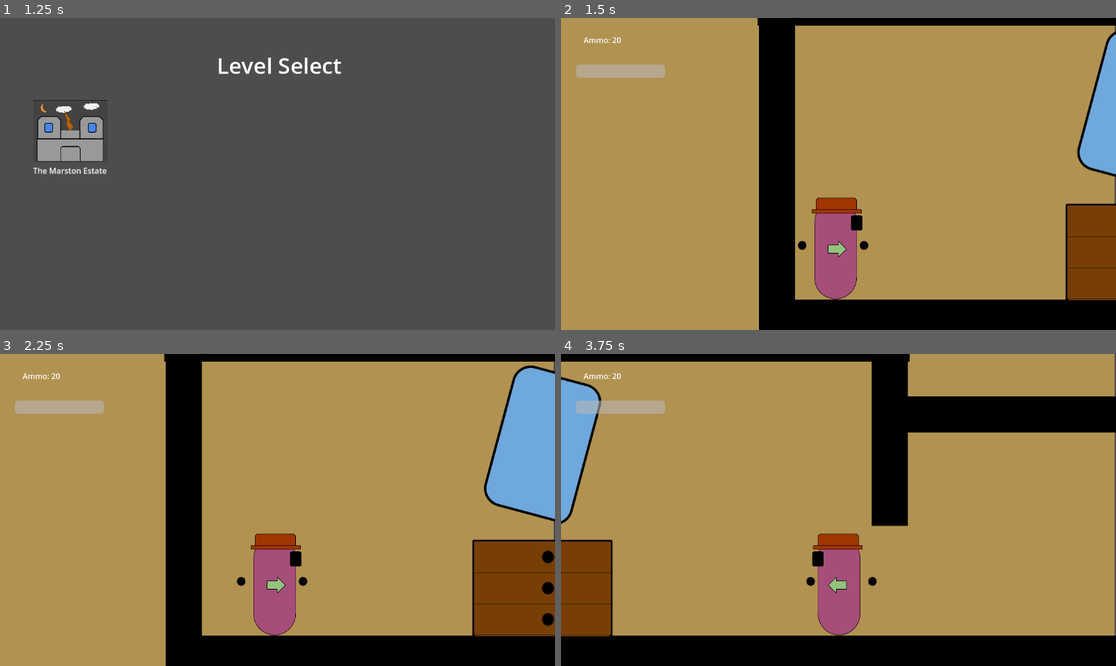
Above: before the commit, frames 1-4 (two rows, left to right).
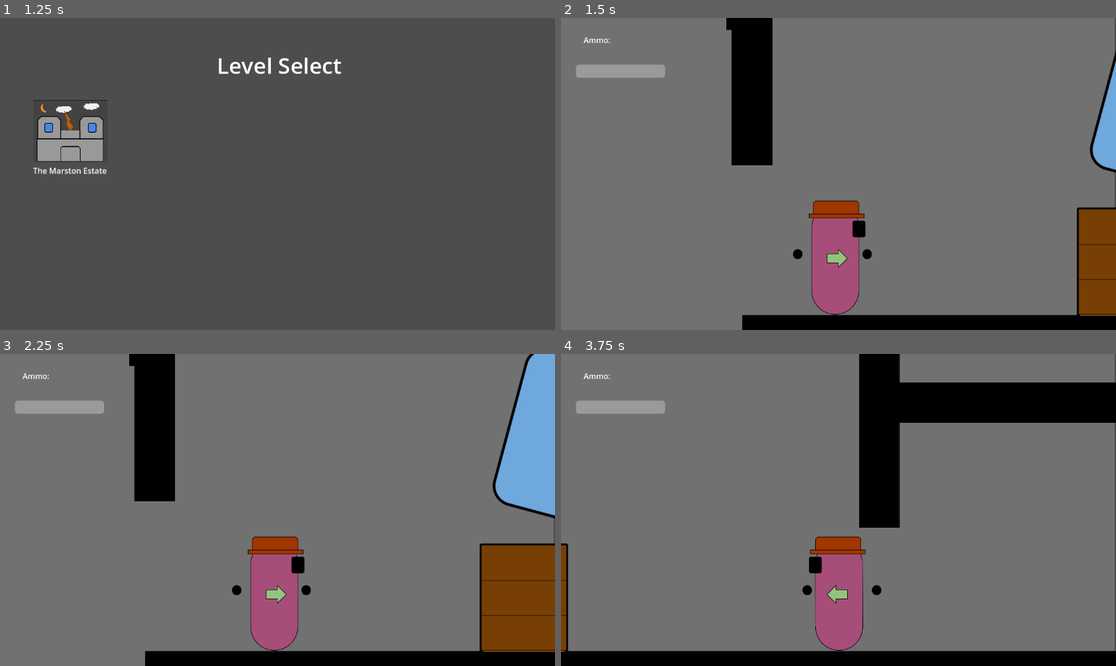
Above: after the commit, the same moments.

Repository: TrinityXon/No-Excuses-Nathan
Game: Godot game, scene res://Levels/UILevels/MainMenu.tscn
The game is run twice, just before and just after one commit, with the same random seed, the same clock (stepped at 60 frames per second) and the same inputs. The engine's default icon, where the game draws it, is replaced by a stand-in: a white triangle on a blue panel in a dark square. Sound files missing from this copy of the repository are replaced by a short silence.
Inputs (mouse positions are in pixels of both pictures, inside the frame that each line leads up to):
- Up to frame 1 (1.25 s): click "Play" at 0.5 s
- Up to frame 2 (1.5 s): click (633, 130) at 1.25 s
- Up to frame 3 (2.25 s): tap Enter at 2 s; hold Right (Move_Right) from 2.03 s (still down); tap F (Pickup) at 2.1 s
- Up to frame 4 (3.75 s): tap W (Jump) at 2.27, 3.02 s; tap Ctrl (Shoot) at 2.85 s; release Right (Move_Right) at 3.53 s; hold Left (MoveLeft) from 3.53 s (still down); tap C (crouch) at 3.6 s

Frame 1 is identical in both runs. In frame 2, 91% of the frame differs, in the area x 0-100%, y 0-100%; in frame 3, 87%; in frame 4, 87%.
Error after the commit: Parse Error: Expected indented block after function declaration. (res://Game_Objects/Guns/Base/WeaponScript.gd:96)

Commit message:
Buggy ahh state

Diff:
--- a/Components/SoundEffect/SoundEffect.gd
+++ b/Components/SoundEffect/SoundEffect.gd
@@ -6,6 +6,8 @@
 @export var randomPitchParamLow: float
 @export var randomPitchParamHigh: float
 @export var soundVol: float
+
+var soundHasFinished: bool
 
 
 func _ready():
@@ -20,3 +22,5 @@
 
 
 	audioPlayer.play()
+	if audioPlayer.finished:
+		soundHasFinished = true
--- a/Game_Objects/Enemies/Crackhead_Puny.tscn
+++ b/Game_Objects/Enemies/Crackhead_Puny.tscn
@@ -1,10 +1,13 @@
-[gd_scene load_steps=8 format=3 uid="uid://byr0775cal5qk"]
+[gd_scene load_steps=11 format=3 uid="uid://byr0775cal5qk"]
 
 [ext_resource type="PackedScene" uid="uid://cxe41e54d2v0t" path="res://Game_Objects/Enemies/Enemy_Base.tscn" id="1_kknho"]
 [ext_resource type="PackedScene" uid="uid://7kfttknk6kh2" path="res://Game_Objects/Collectible/MedKit/Medkit.tscn" id="2_oxjxp"]
 [ext_resource type="Texture2D" uid="uid://b1r5uf06yu5es" path="res://ArtSprite/Characters/Crackead_Puny.png" id="2_qdjv5"]
 [ext_resource type="PackedScene" uid="uid://b4krqoge8gma6" path="res://Game_Objects/Collectible/AmmoCollection.tscn" id="3_c1pj5"]
 [ext_resource type="PackedScene" uid="uid://dyaa6i2ul4c67" path="res://Game_Objects/Guns/pistol.tscn" id="3_jcc36"]
+[ext_resource type="PackedScene" uid="uid://dw44kq432namn" path="res://Components/SoundEffect/SoundEffect.tscn" id="6_7vpbd"]
+[ext_resource type="AudioStream" uid="uid://bha56wqb4aerc" path="res://SoundEffect/Enemy/Basic/Reaction/Enemy_hurt.mp3" id="7_123ij"]
+[ext_resource type="AudioStream" uid="uid://bklc8eymt4ebv" path="res://SoundEffect/Enemy/Basic/Reaction/Enemy_death.mp3" id="8_uxfog"]
 
 [sub_resource type="CapsuleShape2D" id="CapsuleShape2D_4i1ty"]
 radius = 20.0
@@ -68,6 +71,30 @@
 wait_time = 0.3
 one_shot = true
 
+[node name="Sound" type="Node" parent="." index="17"]
+
+[node name="Death" parent="Sound" index="0" instance=ExtResource("6_7vpbd")]
+unique_name_in_owner = true
+audio = ExtResource("8_uxfog")
+randomPitchParamLow = 1.0
+randomPitchParamHigh = 1.098
+soundVol = 3.0
+
+[node name="Hurt" parent="Sound" index="1" instance=ExtResource("6_7vpbd")]
+unique_name_in_owner = true
+audio = ExtResource("7_123ij")
+randomPitchParamLow = 0.98
+randomPitchParamHigh = 1.0
+soundVol = 3.0
+
+[node name="Hurt_Effect" type="AudioStreamPlayer2D" parent="Sound" index="2"]
+stream = ExtResource("7_123ij")
+
+[node name="Death_Effect" type="AudioStreamPlayer2D" parent="Sound" index="3"]
+stream = ExtResource("8_uxfog")
+
 [connection signal="damageBehaviour" from="." to="." method="_on_damage_behaviour"]
+[connection signal="deathBehaviour" from="." to="." method="_on_death_behaviour"]
 [connection signal="hasDetected" from="Vision" to="." method="_on_vision_has_detected"]
 [connection signal="timeout" from="ReactionSpeed" to="." method="_on_reaction_speed_timeout"]
+[connection signal="finished" from="Sound/Death_Effect" to="." method="_on_death_effect_finished"]
--- a/Game_Objects/Enemies/Enemies.gd
+++ b/Game_Objects/Enemies/Enemies.gd
@@ -11,6 +11,7 @@
 @export var ammoInstance: Array[PackedScene]
 
 signal damageBehaviour
+signal deathBehaviour
 
 func _ready():
 	healthBar.max_value = healthMonitor.maxHealth
@@ -21,7 +22,7 @@
 
 
 func _on_health_monitor_has_died():
-	die()
+	deathBehaviour.emit()
 	print("dead")
 
 
--- a/Game_Objects/Enemies/Enemy_Base.gd
+++ b/Game_Objects/Enemies/Enemy_Base.gd
@@ -60,6 +60,10 @@
 
 # Miscellaneous
 var canStartTimer: bool = true
+
+#Sound effects
+@onready var hurtSound = $Sound/Hurt_Effect
+@onready var deathSound = $Sound/Death_Effect
 
 func _ready():
 	gun = gunParent.get_child(0)
@@ -259,3 +263,14 @@
 
 func _on_damage_behaviour():
 	hasDetected = true
+	hurtSound.stop()
+	hurtSound.play()
+
+
+func _on_death_behaviour():
+	deathSound.play()
+
+
+
+func _on_death_effect_finished():
+	die()
--- a/Game_Objects/Guns/Base/WeaponScript.gd
+++ b/Game_Objects/Guns/Base/WeaponScript.gd
@@ -94,4 +94,4 @@
 	pass # TODO: ADD SPRAY MECHANICS
 
 func playSound():
-	shootSound.play_effect()
+	#shootSound.play_effect()
--- /dev/null
+++ b/Game_Objects/LevelEntry/Level_Entry.tscn
@@ -0,0 +1,13 @@
+[gd_scene load_steps=3 format=3 uid="uid://dpvb1ndl8exgl"]
+
+[ext_resource type="Texture2D" uid="uid://cwpfbja0me74q" path="res://ArtSprite/LevelEnterImages/MarstonEstate.png" id="1_ntr22"]
+[ext_resource type="PackedScene" uid="uid://bur5u1p2bwm08" path="res://Game_Objects/Enemies/Doors/BaseDoor.tscn" id="2_xcrp8"]
+
+[node name="Level_Entry" type="Node2D"]
+
+[node name="Sprite2D" type="Sprite2D" parent="."]
+texture = ExtResource("1_ntr22")
+
+[node name="BaseDoor" parent="." instance=ExtResource("2_xcrp8")]
+position = Vector2(0, 115)
+scale = Vector2(1.4, 1.36)
--- a/Game_Objects/Player/Nathan_Main.gd
+++ b/Game_Objects/Player/Nathan_Main.gd
@@ -7,6 +7,7 @@
 @export var maxSpeedVert = 300
 @export var minSpeedVert = 0
 @export var acceleration: float = 3
+@export var cameraZoom: float
 
 @export var jumpSpeed = 450
 @export var gravity = 600
@@ -30,6 +31,7 @@
 @onready var ceilingCheck = %CeilingCheck
 @onready var progress_bar = %ProgressBar
 @onready var health_monitor = %healthMonitor
+@onready var camera_2d = $Camera2D
 
 var emitBus
 
@@ -70,6 +72,9 @@
 	if gun:
 		ammoLabel.text = "Ammo: " + str(gun.ammoCnt)
 		gun.ammoChange.connect(trackAmmo)
+
+	if cameraZoom != 0:
+		camera_2d.zoom = Vector2(cameraZoom, cameraZoom)
 
 # Game loop
 func _physics_process(delta):
--- a/Game_Objects/Player/Nathan_Main.tscn
+++ b/Game_Objects/Player/Nathan_Main.tscn
@@ -93,6 +93,6 @@
 
 [node name="Camera2D" type="Camera2D" parent="."]
 position = Vector2(0, -70)
-zoom = Vector2(1.625, 1.625)
+zoom = Vector2(1.825, 1.825)
 
 [connection signal="hasTakenDamage" from="healthMonitor" to="." method="_on_health_monitor_has_taken_damage"]
--- a/Levels/The_Marston_Estate/Floor_1/floor_1.tscn
+++ b/Levels/The_Marston_Estate/Floor_1/floor_1.tscn
@@ -33,7 +33,7 @@
 [node name="Player" type="Node2D" parent="."]
 
 [node name="Nathan_Main" parent="Player" instance=ExtResource("1_axofd")]
-position = Vector2(-3110, 696)
+position = Vector2(-3091, 704)
 acceleration = 4.0
 
 [node name="Environment" type="Node2D" parent="."]
@@ -48,13 +48,18 @@
 scale = Vector2(1.76, 0.360002)
 
 [node name="GroundLevel4" parent="Environment/Rooms/Foyer" instance=ExtResource("1_wy6xv")]
-position = Vector2(-3188, 574)
+position = Vector2(-3189, 472)
 rotation = 1.57079
-scale = Vector2(3.32, 0.360002)
+scale = Vector2(1.64588, 0.359995)
 
 [node name="GroundLevel2" parent="Environment/Rooms/Foyer" instance=ExtResource("1_wy6xv")]
 position = Vector2(-2728, 378)
 scale = Vector2(7.35279, 0.360002)
+
+[node name="GroundLevel10" parent="Environment/Rooms/Foyer" instance=ExtResource("1_wy6xv")]
+position = Vector2(-3195, 285)
+rotation = 1.57079
+scale = Vector2(2.1528, 0.360002)
 
 [node name="GroundLevel5" parent="Environment/Rooms/Foyer" instance=ExtResource("1_wy6xv")]
 position = Vector2(-2118, 774)
@@ -435,7 +440,7 @@
 [node name="Miscellaneous" type="Node2D" parent="."]
 
 [node name="CanvasLayer" type="CanvasLayer" parent="Miscellaneous"]
-layer = -1
+layer = -2
 
 [node name="ColorRect" type="ColorRect" parent="Miscellaneous/CanvasLayer"]
 anchors_preset = 15
@@ -444,7 +449,7 @@
 grow_horizontal = 2
 grow_vertical = 2
 scale = Vector2(0.997648, 1)
-color = Color(0.694118, 0.572549, 0.317647, 1)
+color = Color(0.443137, 0.443137, 0.443137, 1)
 
 [node name="SizeRefe" type="Sprite2D" parent="Miscellaneous"]
 position = Vector2(-2814, 171)
@@ -495,5 +500,5 @@
 level = "res://Levels/UILevels/MainMenu.tscn"
 
 [node name="Ladder" parent="." instance=ExtResource("26_hc5gc")]
-position = Vector2(3908, 466)
-scale = Vector2(1.50155, 3.64201)
+position = Vector2(3923, 476)
+scale = Vector2(1.78151, 3.72201)
--- /dev/null
+++ b/Levels/The_Marston_Estate/Marston_estate_enter.tscn
@@ -0,0 +1,36 @@
+[gd_scene load_steps=4 format=3 uid="uid://d3nr6i2tr180v"]
+
+[ext_resource type="PackedScene" uid="uid://bbckx7xassilq" path="res://Levels/The_Marston_Estate/marston_estate_level_entry.tscn" id="1_abwxj"]
+[ext_resource type="PackedScene" uid="uid://cryaljckxmgxf" path="res://Game_Objects/Floor/BlockoutPlaceholder.tscn" id="2_q60dc"]
+[ext_resource type="PackedScene" uid="uid://wgm30cc5agxg" path="res://Game_Objects/Player/Nathan_Main.tscn" id="3_g8q4t"]
+
+[node name="Marston_estate_enter" type="Node2D"]
+
+[node name="Level_Entry" parent="." instance=ExtResource("1_abwxj")]
+position = Vector2(-357, -257)
+scale = Vector2(1.3658, 1.3658)
+
+[node name="GroundLevel" parent="." instance=ExtResource("2_q60dc")]
+position = Vector2(-312, 60)
+scale = Vector2(12.44, 1)
+
+[node name="GroundLevel4" parent="." instance=ExtResource("2_q60dc")]
+position = Vector2(-39, -959)
+scale = Vector2(26.4, 1)
+newColor = Color(0, 0, 0, 0)
+
+[node name="GroundLevel2" parent="." instance=ExtResource("2_q60dc")]
+position = Vector2(-1071, -454)
+rotation = -1.5708
+scale = Vector2(8.28, 1)
+newColor = Color(0, 0, 0, 0)
+
+[node name="GroundLevel3" parent="." instance=ExtResource("2_q60dc")]
+position = Vector2(357, -434)
+rotation = -1.5708
+scale = Vector2(8.28, 1)
+newColor = Color(0, 0, 0, 0)
+
+[node name="Nathan_Main" parent="." instance=ExtResource("3_g8q4t")]
+position = Vector2(-919, -66)
+cameraZoom = 0.5
--- /dev/null
+++ b/Levels/The_Marston_Estate/marston_estate_level_entry.tscn
@@ -0,0 +1,8 @@
+[gd_scene load_steps=2 format=3 uid="uid://bbckx7xassilq"]
+
+[ext_resource type="PackedScene" uid="uid://dpvb1ndl8exgl" path="res://Game_Objects/LevelEntry/Level_Entry.tscn" id="1_8xx88"]
+
+[node name="Level_Entry" instance=ExtResource("1_8xx88")]
+
+[node name="BaseDoor" parent="." index="1"]
+level = "res://Levels/The_Marston_Estate/Floor_1/floor_1.tscn"
Binary file added: ArtSprite/LevelEnterImages/MarstonEstate.png
Not shown, added: ArtSprite/LevelEnterImages/MarstonEstate.png.import
